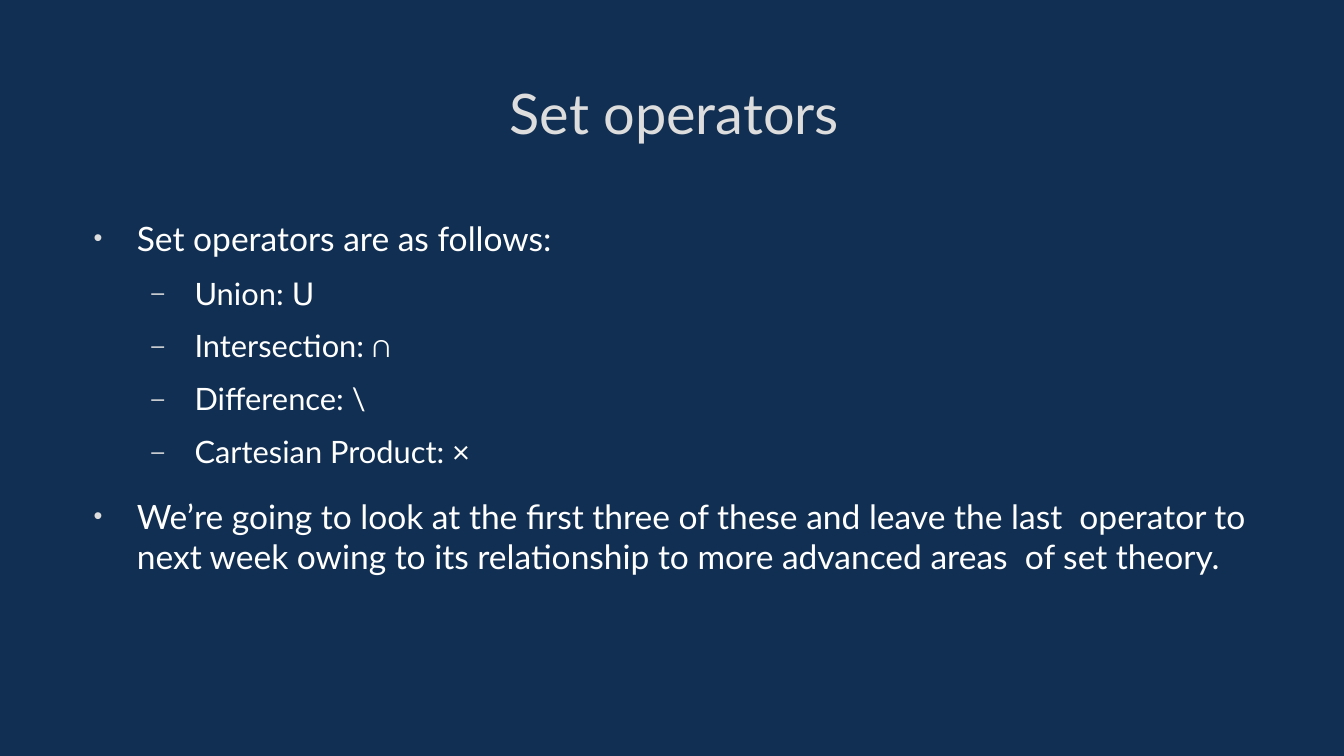
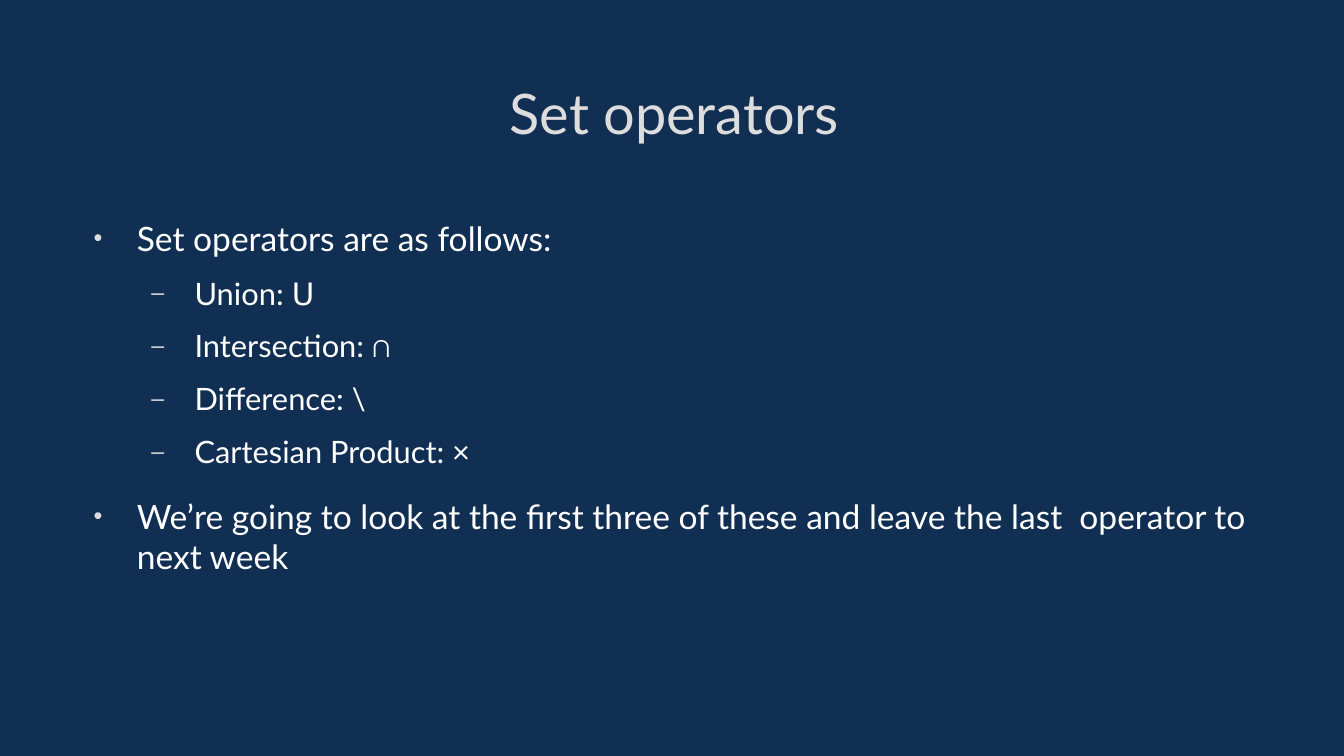
Before and after one commit to davidgundry/maths22-23, a slide deck: slide 59 of slides/maths-6-set-theory.odp (slide 60 before the commit). Drawn at 1344x756 pixels with LibreOffice and Linux fonts; fonts in the diff are those of the drawing. Boxes give left, top, right and bottom in pixels: in the first picture for what was removed or moved away, otherwise in the second. Text is boxed around its words. In the diff, an @@ line names an element or a change of style, - is before the commit and + after.

Commit message:
Updates before Set Theory 1

```diff
--- a/slides/maths-6-set-theory.odp
+++ b/slides/maths-6-set-theory.odp
@@ text at (137, 503, 1245, 570): text changed @@
-• We’re going to look at the first three of these and leave the last operator to next week owing to its relationship to more advanced areas of set theory.
+• We’re going to look at the first three of these and leave the last operator to next week
```
Also in this commit, not shown: 35 other slides changed, 1 slide added, 2 slides removed, 7 other files.
